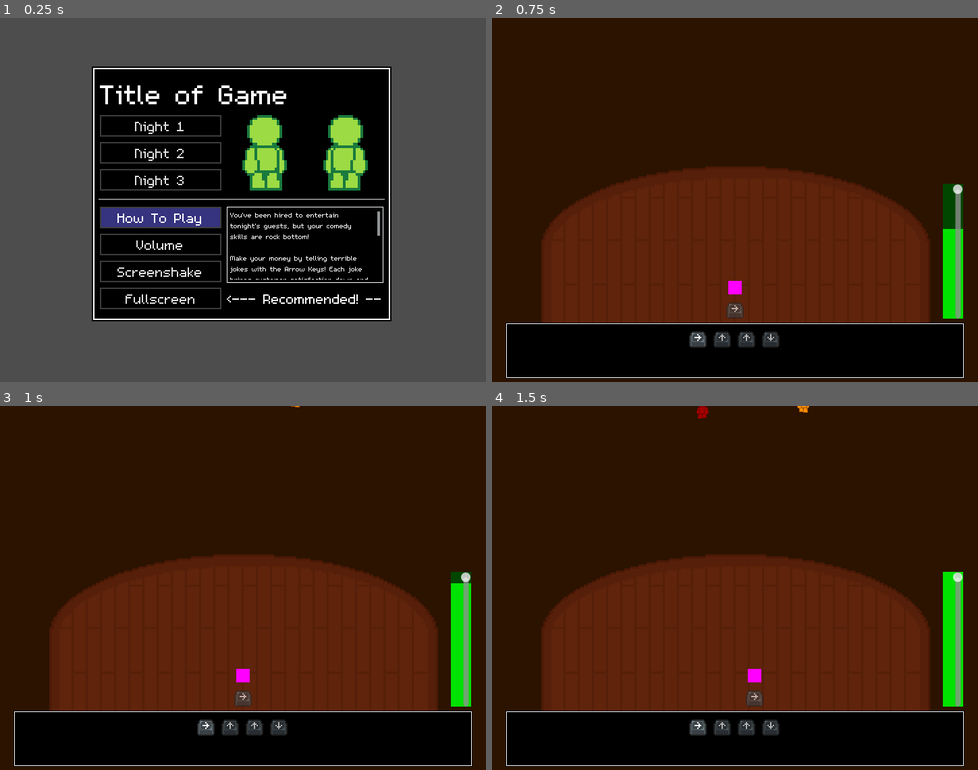
Above: before the commit, frames 1-4 (two rows, left to right).
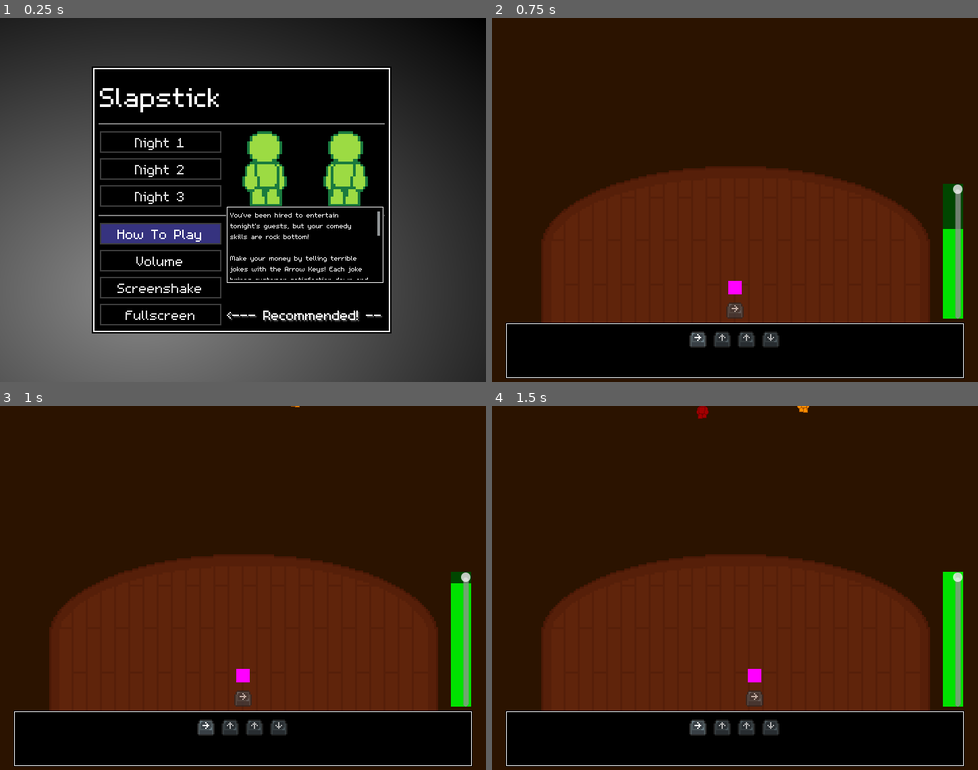
Above: after the commit, the same moments.

Repository: InRe-Dan/MiniJameGam34
Game: Godot game, scene res://menus/main_menu.tscn
Two runs of this game, one before a commit and one after it. Both use one fixed random seed, a clock stepped at 60 frames per second and the inputs below.
Inputs:
- Up to frame 1 (0.25 s): no input
- Up to frame 2 (0.75 s): click "Night 1" at 0.5 s
- Up to frame 3 (1 s): no input
- Up to frame 4 (1.5 s): tap Enter at 1.25 s; hold D (move_right) from 1.28 s (still down)

The runs differ from the first frame. In frame 1, 47% of the frame differs, in the area x 0-100%, y 0-100%; in frame 2, nothing differs; in frame 3, nothing differs; in frame 4, nothing differs.

Commit message:
Main menu tweaks

Diff:
--- a/menus/main_menu.tscn
+++ b/menus/main_menu.tscn
@@ -1,13 +1,27 @@
-[gd_scene load_steps=5 format=3 uid="uid://wbej8ek5ppwq"]
+[gd_scene load_steps=8 format=3 uid="uid://wbej8ek5ppwq"]
 
 [ext_resource type="Script" path="res://menus/main_menu.gd" id="1_78hgb"]
 [ext_resource type="Texture2D" uid="uid://bluedw7troaw8" path="res://Assets/Pixel_art/guyDemo.png" id="1_y415b"]
+
+[sub_resource type="Gradient" id="Gradient_47jj2"]
+offsets = PackedFloat32Array(0, 0.0503597, 0.158273, 0.266187, 0.374101, 0.453237, 0.539568, 0.647482, 0.719424, 0.870504, 1)
+colors = PackedColorArray(0.539329, 0.539329, 0.539329, 1, 0.515843, 0.515843, 0.515843, 1, 0.456423, 0.456423, 0.456423, 1, 0.397003, 0.397003, 0.397003, 1, 0.337582, 0.337582, 0.337582, 1, 0.294007, 0.294007, 0.294007, 1, 0.246471, 0.246471, 0.246471, 1, 0.18705, 0.18705, 0.18705, 1, 0.148877, 0.148877, 0.148877, 1, 0.0725297, 0.0725297, 0.0725297, 1, 0, 0, 0, 1)
+
+[sub_resource type="GradientTexture2D" id="GradientTexture2D_knwjc"]
+gradient = SubResource("Gradient_47jj2")
+width = 720
+height = 540
+fill = 1
+fill_from = Vector2(0.28934, 0.752623)
 
 [sub_resource type="AtlasTexture" id="AtlasTexture_iex4f"]
 atlas = ExtResource("1_y415b")
 region = Rect2(103, 2, 18, 30)
 
 [sub_resource type="ButtonGroup" id="ButtonGroup_ny88f"]
+
+[sub_resource type="LabelSettings" id="LabelSettings_uedvi"]
+shadow_color = Color(1, 1, 1, 0.192157)
 
 [node name="Main Menu" type="Control"]
 texture_filter = 1
@@ -19,6 +33,12 @@
 grow_vertical = 2
 script = ExtResource("1_78hgb")
 
+[node name="ColorRect" type="TextureRect" parent="."]
+layout_mode = 0
+offset_right = 721.0
+offset_bottom = 540.0
+texture = SubResource("GradientTexture2D_knwjc")
+
 [node name="HBoxContainer" type="VBoxContainer" parent="."]
 layout_mode = 0
 offset_left = 136.0
@@ -38,9 +58,14 @@
 layout_mode = 2
 
 [node name="Label" type="Label" parent="HBoxContainer/PanelContainer/MarginContainer/HBoxContainer"]
+custom_minimum_size = Vector2(0, 30)
 layout_mode = 2
 theme_type_variation = &"LabelHeader"
-text = "Title of Game"
+text = "Slapstick"
+vertical_alignment = 1
+
+[node name="HSeparator2" type="HSeparator" parent="HBoxContainer/PanelContainer/MarginContainer/HBoxContainer"]
+layout_mode = 2
 
 [node name="HBoxContainer3" type="HBoxContainer" parent="HBoxContainer/PanelContainer/MarginContainer/HBoxContainer"]
 layout_mode = 2
@@ -200,6 +225,7 @@
 size_flags_horizontal = 3
 size_flags_vertical = 1
 text = "<--- Recommended! --"
+label_settings = SubResource("LabelSettings_uedvi")
 horizontal_alignment = 1
 vertical_alignment = 1
 
Not shown: 1 places in Main/main.tscn that only renumber resources
